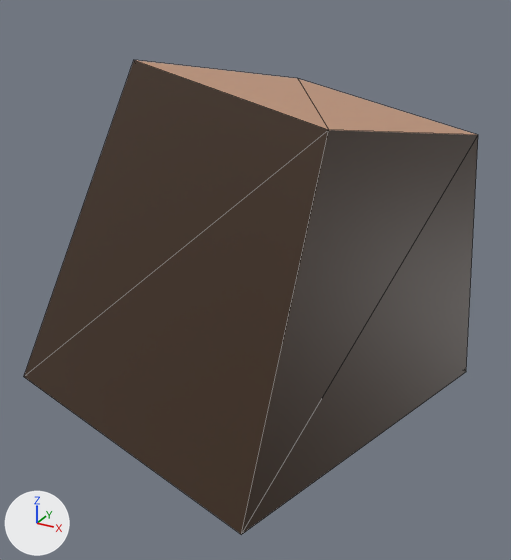
The glTF model assets/assets/ASSET_TREE_TRUNK.glb, before and after one commit.
The view is the same before and after, from a 50 mm camera at (0.487, -0.849, 0.593) aimed at (0.032, -0.023, 0.18). Arrows for +X, +Y and +Z are at lower left; the lights stay in place. The picture after the commit comes second. Mesh edges are drawn as thin lines. Vertices at exactly the same position are counted once.

The first picture shows 'ASSET_TREE_TRUNK.000|0'.
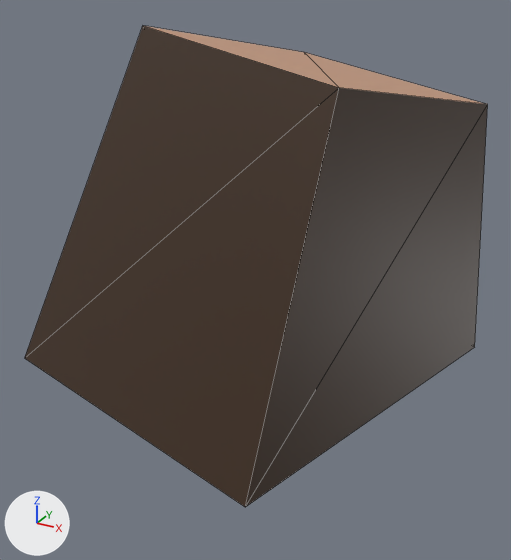
Boxes [x1, y1, x2, y2] around the edits, measured in the pictures (511 x 560 px):
'ASSET_TREE_TRUNK.000|0', reshaped
    before: [24, 60, 478, 534]
    after: [25, 26, 488, 507]

Diff of the bpy script that builds the scene:
```diff
--- a/assets/assets/ASSET_TREE_TRUNK.glb.py
+++ b/assets/assets/ASSET_TREE_TRUNK.glb.py
@@ me_cube_002 @@
 # used by ob_asset_tree_trunk_000_0; location = (0.0, 0.0, 0.0)
-me_cube_002.from_pydata(...)  # 8 vertices, 12 faces; spans x -0.309..0.309, y -0.309..0.309, z -0.004..0.481
-me_cube_002.vertices[0].co = (0.309, 0.171, 0.004)  # pixel (466, 371)
-me_cube_002.vertices[1].co = (-0.171, 0.309, -0.002)
-me_cube_002.vertices[2].co = (-0.309, -0.171, -0.004)  # pixel (23, 376)
-me_cube_002.vertices[3].co = (0.171, -0.309, 0.002)  # pixel (241, 534)
-me_cube_002.vertices[4].co = (0.281, 0.172, 0.38)  # pixel (478, 134)
-me_cube_002.vertices[5].co = (-0.046, 0.268, 0.424)  # pixel (297, 78)
-me_cube_002.vertices[6].co = (-0.134, -0.06, 0.481)  # pixel (133, 59)
-me_cube_002.vertices[7].co = (0.194, -0.155, 0.438)  # pixel (328, 129)
+me_cube_002.from_pydata(...)  # 8 vertices, 12 faces; spans x -0.305..0.317, y -0.306..0.312, z 0.03..0.525
+# me_cube_002 part 1
+me_cube_002.vertices[0].co = (0.317, 0.177, 0.048)  # pixel (474, 347)
+me_cube_002.vertices[1].co = (-0.168, 0.312, 0.037)
+me_cube_002.vertices[2].co = (-0.305, -0.168, 0.03)  # pixel (24, 358)
+me_cube_002.vertices[3].co = (0.175, -0.306, 0.041)  # pixel (245, 507)
+me_cube_002.vertices[4].co = (0.288, 0.177, 0.422)  # pixel (487, 104)
+me_cube_002.vertices[5].co = (-0.037, 0.271, 0.466)  # pixel (304, 52)
+me_cube_002.vertices[6].co = (-0.122, -0.051, 0.525)  # pixel (142, 25)
+me_cube_002.vertices[7].co = (0.199, -0.147, 0.481)  # pixel (339, 87)
 me_cube_002.materials.append(mat_material)
```
